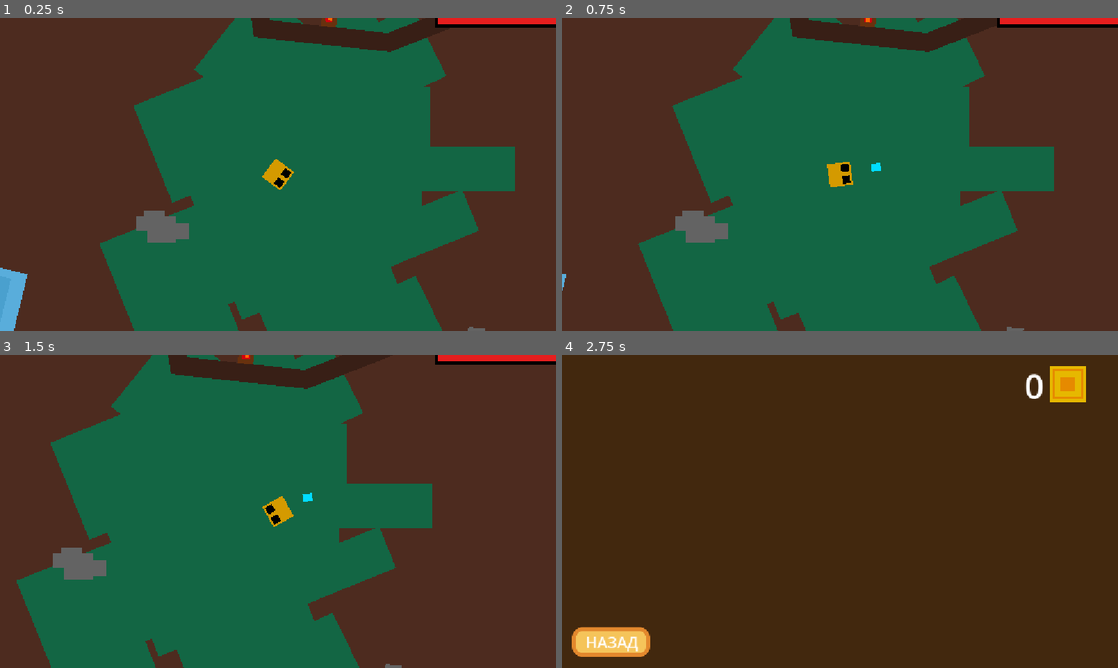
Above: before the commit, frames 1-4 (two rows, left to right).
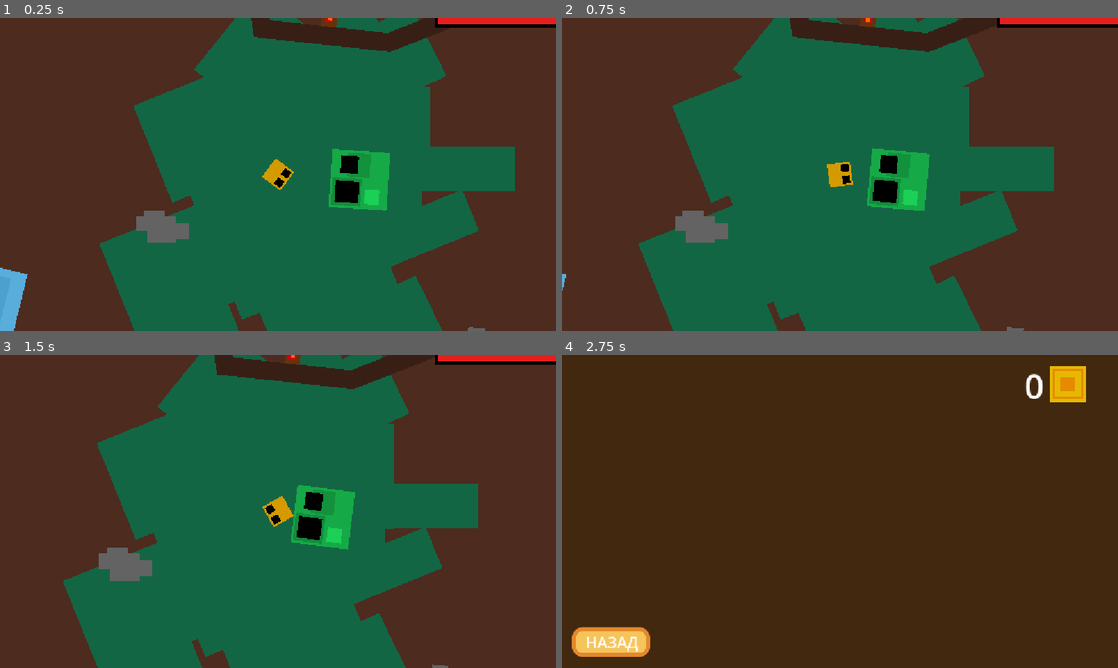
Above: after the commit, the same moments.

Repository: rodionabsalamov89-web/dafor
Game: Godot game, scene res://node_2d.tscn
Same seed, same stepped clock (60 frames per second), same inputs: the game is played once before the commit and once after it.
Inputs (mouse positions are in pixels of both pictures, inside the frame that each line leads up to):
- Up to frame 1 (0.25 s): no input
- Up to frame 2 (0.75 s): tap Enter at 0.5 s; move the mouse to (962, 158) at 0.52 s; press the mouse at (962, 158) at 0.53 s; hold Right (ui_right) from 0.53 s (still down)
- Up to frame 3 (1.5 s): tap F (open_shop) at 0.77 s; release Right (ui_right) at 1.25 s; release the mouse at (400, 495) at 1.25 s; click "НАЗАД" at 1.25 s
- Up to frame 4 (2.75 s): move the mouse to (728, 527) at 2.02 s; hold Down (ui_down) from 2.03 s (still down); click (728, 527) at 2.1 s; tap F (open_shop) at 2.27 s

The runs differ from the first frame. In frame 1, 1.9% of the frame differs, in the area x 59-71%, y 41-62%; in frame 2, 1.9%; in frame 3, 21%, in the area x 3-86%, y 0-100%; in frame 4, nothing differs.

Commit message:
-ошибка с боссом

Diff:
--- a/dafor/node_2d.tscn
+++ b/dafor/node_2d.tscn
@@ -14,6 +14,7 @@
 [ext_resource type="PackedScene" uid="uid://cgyffsdnspryr" path="res://pit.tscn" id="9_4d7sh"]
 [ext_resource type="PackedScene" uid="uid://dddgg67gcffrf" path="res://mud.tscn" id="10_ir8iy"]
 [ext_resource type="AudioStream" uid="uid://ccpokkrpn81h5" path="res://jurassic park.mp3" id="13_0h7mo"]
+[ext_resource type="PackedScene" uid="uid://bua6c4f5r2s1e" path="res://spitter_boss.tscn" id="13_fs4d3"]
 [ext_resource type="PackedScene" uid="uid://daui1ishhu4pk" path="res://tank.tscn" id="15_d2bti"]
 [ext_resource type="PackedScene" uid="uid://dx4qxrxixkdnv" path="res://ghost.tscn" id="16_ta5nu"]
 [ext_resource type="PackedScene" uid="uid://bh4pr6swpvgbt" path="res://carrier.tscn" id="17_flf07"]
@@ -675,4 +676,8 @@
 visible = false
 navigation_polygon = SubResource("NavigationPolygon_57qmd")
 
+[node name="Node2D2" parent="." unique_id=1489289051 instance=ExtResource("13_fs4d3")]
+position = Vector2(211, 14)
+health = 200.0
+
 [connection signal="timeout" from="Spawner/SpawnTimer" to="Spawner" method="_on_spawn_timer_timeout"]
--- a/dafor/spitter_boss.gd
+++ b/dafor/spitter_boss.gd
@@ -2,7 +2,7 @@
 @export var spit_scene: PackedScene = preload("res://spit.tscn")
 
 var speed: float = 150.0
-var health: float = 200.0
+@export var health: float = 200.0
 var attack_range: float = 500.0 # Дистанция, на которой он останавливается и плюет
 var can_take_damage: bool = true
 var knockback_immune: bool = true
@@ -64,12 +64,14 @@
 			spit.boss_ref = self
 
 func take_damage(amount: float) -> void:
-	health -= amount
+	if is_dead:
+		return
+	health = max(0.0, health - amount)
 	if health <= 100.0 and not half_hp_triggered:
 		half_hp_triggered = true
 		trigger_half_hp_explosion()
-		if health <= 0:
-			die()
+	if health <= 0:
+		die()
 
 func trigger_half_hp_explosion() -> void:
 	attack_timer.wait_time *= 0.50
--- a/dafor/spitter_boss.tscn
+++ b/dafor/spitter_boss.tscn
@@ -12,6 +12,7 @@
 z_index = 2
 scale = Vector2(2.5, 2.5)
 script = ExtResource("1_uyvoc")
+health = 5.0
 
 [node name="Sprite2D" type="Sprite2D" parent="." unique_id=1554575130]
 modulate = Color(0.08627451, 0.6627451, 0.2784314, 1)
@@ -60,5 +61,5 @@
 [node name="NavigationAgent2D" type="NavigationAgent2D" parent="." unique_id=554159855]
 
 [node name="IFrameTimer" type="Timer" parent="." unique_id=589690250]
-wait_time = 0.15
+wait_time = 0.1
 one_shot = true
